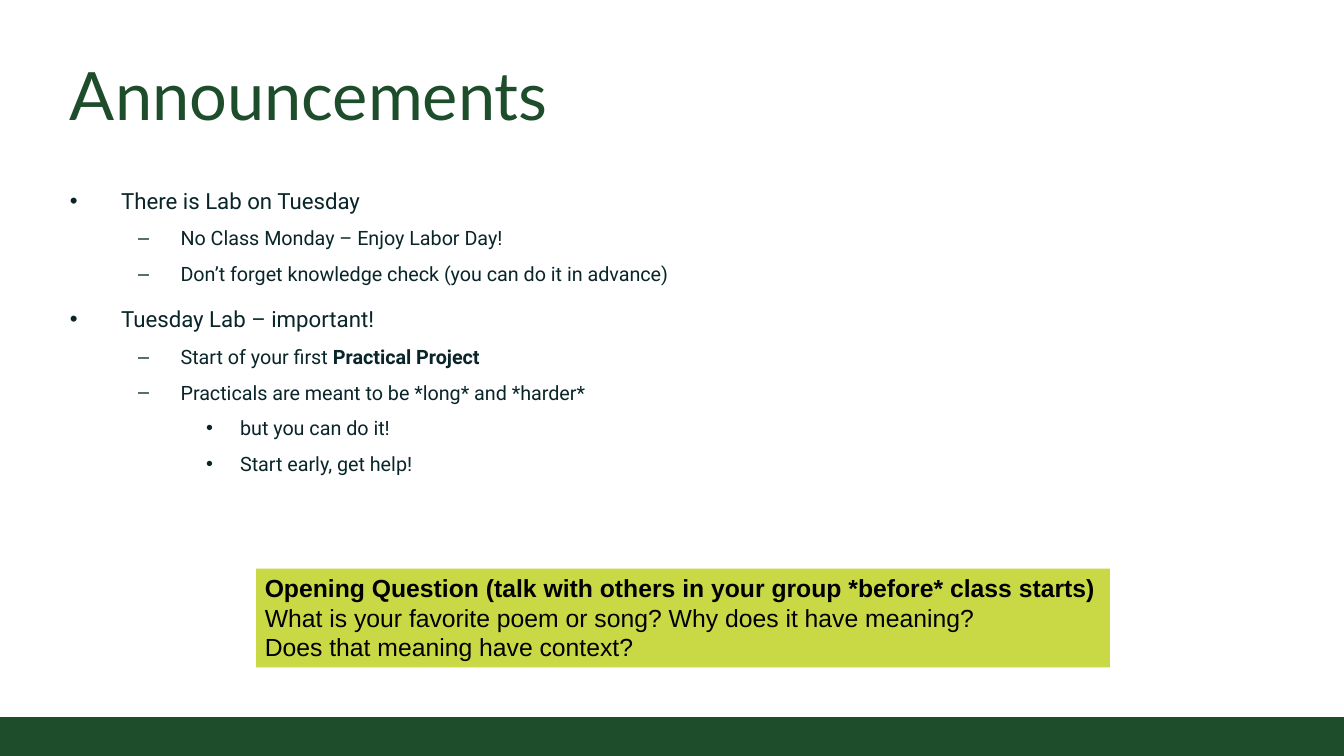
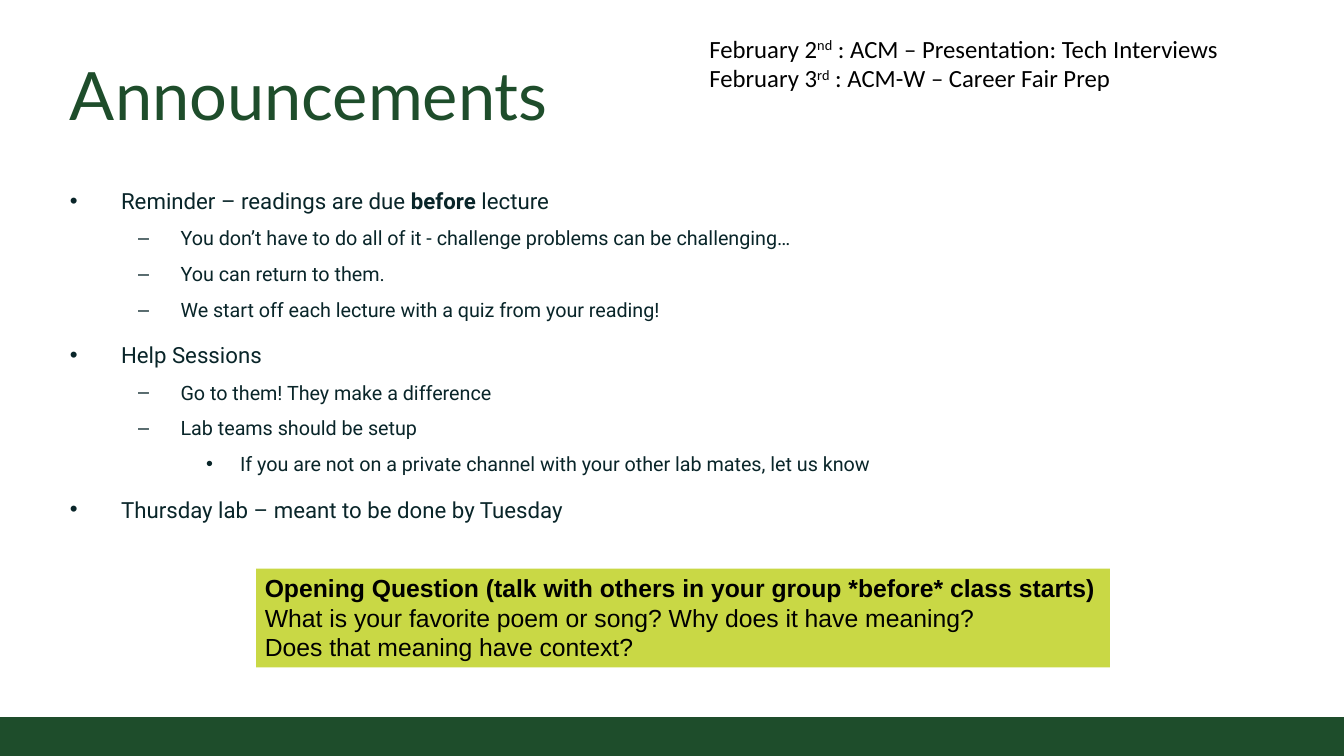
Before and after one commit to CSU-CompSci-CS163-4/Handouts, a slide deck: slide 2 of slides/On-Campus/02_03_CharactersAndStrings.pptx. Drawn at 1344x756 pixels with LibreOffice and Linux fonts; fonts in the diff are those of the drawing; background and template pictures are left out. Boxes give left, top, right and bottom in pixels: in the first picture for what was removed or moved away, otherwise in the second. Text is boxed around its words. In the diff, an @@ line names an element or a change of style, - is before the commit and + after.

```diff
--- a/slides/On-Campus/02_03_CharactersAndStrings.pptx
+++ b/slides/On-Campus/02_03_CharactersAndStrings.pptx
@@ text added at (x1=709, y1=40, x2=1217, y2=91), 20 pt, text #000000 @@
+February 2nd : ACM – Presentation: Tech Interviews
+February 3rd : ACM-W – Career Fair Prep
@@ text at (x1=121, y1=192, x2=870, y2=523): text changed @@
-• There is Lab on Tuesday
-  – No Class Monday – Enjoy Labor Day!
-  – Don’t forget knowledge check (you can do it in advance)
-• Tuesday Lab – important!
-  – Start of your first Practical Project
-  – Practicals are meant to be *long* and *harder*
-    • but you can do it!
-    • Start early, get help!
+• Reminder – readings are due before lecture
+  – You don’t have to do all of it - challenge problems can be challenging…
+  – You can return to them.
+  – We start off each lecture with a quiz from your reading!
+• Help Sessions
+  – Go to them! They make a difference
+  – Lab teams should be setup
+    • If you are not on a private channel with your other lab mates, let us know
+• Thursday lab – meant to be done by Tuesday
```
Also in this commit, not shown: 7 other slides changed, 2 slides added, 1 other file.
